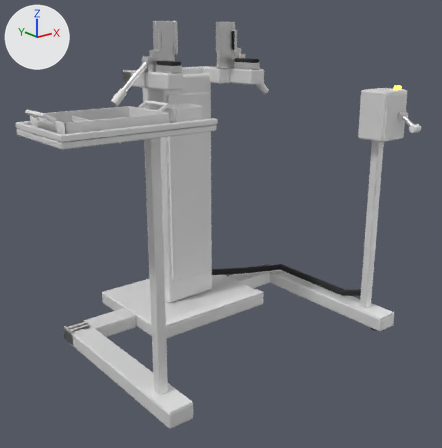
Before and after pictures for a commit that changed the FBX model ArtSource/Unit07ServiceDock/Export/UNIT07_ServiceDock.fbx.
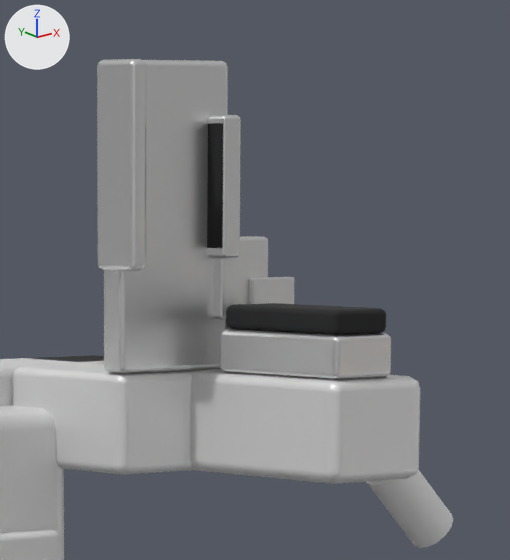
The first picture shows the older version from a camera (50 mm lens) standing at (-1.234, -1.458, 0.997) and looking at (-0.06, 0.01, 0.409). The close-ups show the older and then the newer version on the part from 46% to 63% of the width and 3% to 22% of the height of that picture. Only the edits that show in the close-ups are written down. The lights are fixed; the arrows at upper left show +X, +Y and +Z. Where no turn or scale is listed for an object, it has been applied to the vertices. Vertices at exactly the same position are counted once.

Names of what the first close-up shows: 'Dock_ClampEar_L_196', 'Dock_Clamp_L', 'Dock_Clamp_L_Grip', 'Dock_Clamp_L_JawPad', 'Dock_Column', 'Dock_Column_Panel', 'Dock_ContactPad_L', 'Dock_RailGuide_L', 'Dock_RailMount_L', 'Dock_Saddle_L', 'Dock_Yoke_Beam_L', 'Dock_Yoke_Cross'.
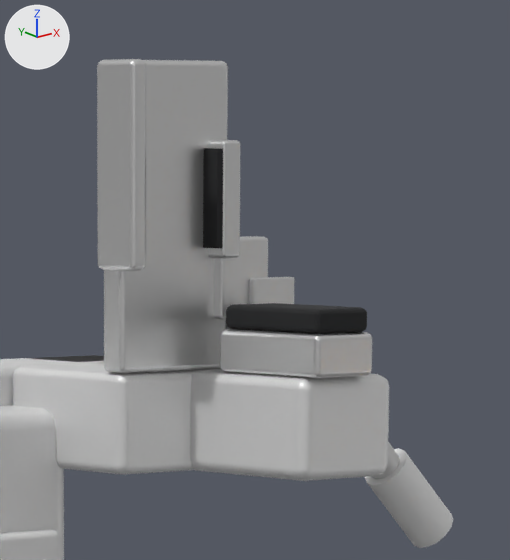
Where the newer file only moved an object's origin or applied its transform, the numbers keep the older frame.

Where the change shows, as pixel boxes [x1, y1, x2, y2] in the close-ups (510 x 560 px; the box of a moved part takes in the faces that stretch with it):
'Dock_Yoke_Beam_L', moved, rescaled
    before: [40, 355, 420, 484]
    after: [27, 355, 389, 481]
'Dock_Saddle_L', reshaped (11% narrower)
    before: [220, 329, 391, 380]
    after: [220, 329, 372, 378]
'Dock_Clamp_L', reshaped
    before: [208, 115, 268, 329]
    after: [208, 140, 400, 479]
'Dock_ContactPad_L', reshaped (12% narrower)
    before: [226, 303, 386, 335]
    after: [226, 303, 367, 334]
'Dock_Clamp_L_JawPad', moved, rescaled (24% wider, 20% shorter)
    before: [207, 123, 223, 248]
    after: [203, 148, 223, 248]
part 1 of me_dock_contactpad_l_001, moved or reshaped
    before: [313, 307, 386, 335]
    after: [313, 308, 367, 334]
part 4 of me_dock_saddle_l_001, moved or reshaped
    before: [303, 333, 391, 380]
    after: [303, 332, 372, 378]
part 5 of me_dock_clamp_l_001, moved or reshaped
    before: [208, 115, 241, 254]
    after: [208, 140, 240, 254]

What changed in the scene script:
```text
Change me_dock_yoke_beam_l_001:
    used by ob_dock_yoke_beam_l; location = (0.165, 0.2275, 0.83)
    remove me_dock_yoke_beam_l_001.from_pydata(...)  # 56 vertices, 54 faces; spans x -0.03..0.03, y -0.133..0.133, z 0.0..0.05
    add me_dock_yoke_beam_l_001.from_pydata(...)  # 56 vertices, 54 faces; spans x -0.03..0.03, y -0.11..0.133, z 0.0..0.05
    me_dock_yoke_beam_l_001 part 2: the whole mesh is scaled about its middle by (1, 0.911, 1), then moved by (0.0, 0.012, 0.0)
Change me_dock_contactpad_l_001:
    used by ob_dock_contactpad_l; location = (0.157, 0.143, 0.913)
    remove me_dock_contactpad_l_001.from_pydata(...)  # 56 vertices, 54 faces; spans x -0.017..0.017, y -0.043..0.043, z -0.012..0.0
    add me_dock_contactpad_l_001.from_pydata(...)  # 56 vertices, 54 faces; spans x -0.017..0.017, y -0.029..0.043, z -0.012..0.0
    me_dock_contactpad_l_001 part 1: all 28 vertices in x -0.017..0.017, y -0.043..-0.04, z -0.012..0.0 are moved by (0.0, 0.014, 0.0)
Change me_dock_clamp_l_jawpad:
    used by ob_dock_clamp_l_jawpad; location = (0.146, 0.205, 0.97)
    remove me_dock_clamp_l_jawpad.from_pydata(...)  # 8 vertices, 6 faces; spans x -0.0005..0.0005, y -0.01..0.01, z -0.03..0.03
    add me_dock_clamp_l_jawpad.from_pydata(...)  # 8 vertices, 6 faces; spans x -0.0018..0.0019, y -0.01..0.01, z -0.024..0.024
    me_dock_clamp_l_jawpad part 3: the whole mesh is scaled about its middle by (3.7, 1, 0.8)
Change me_dock_saddle_l_001:
    used by ob_dock_saddle_l; location = (0.157, 0.143, 0.88)
    remove me_dock_saddle_l_001.from_pydata(...)  # 56 vertices, 54 faces; spans x -0.019..0.019, y -0.045..0.045, z 0.0..0.021
    add me_dock_saddle_l_001.from_pydata(...)  # 56 vertices, 54 faces; spans x -0.019..0.019, y -0.031..0.045, z 0.0..0.021
    me_dock_saddle_l_001 part 4: all 28 vertices in x -0.019..0.019, y -0.045..-0.042, z 0.0..0.021 are moved by (0.0, 0.014, 0.0)
Change me_dock_clamp_l_001:
    used by ob_dock_clamp_l; location = (0.182, 0.214, 0.91)
    remove me_dock_clamp_l_001.from_pydata(...)  # 316 vertices, 284 faces; spans x -0.036..0.136, y -0.02..0.014, z -0.126..0.094
    add me_dock_clamp_l_001.from_pydata(...)  # 316 vertices, 284 faces; spans x -0.036..0.136, y -0.02..0.014, z -0.126..0.082
    me_dock_clamp_l_001 part 5: all 28 vertices in x -0.036..-0.024, y -0.02..0.002, z 0.092..0.094 are moved by (0.0, 0.0, -0.012)
Change ob_dock_clamp_l_jawpad:
    ob_dock_clamp_l_jawpad.location: (0.146, 0.205, 0.97) -> (0.1446, 0.205, 0.964)
```
